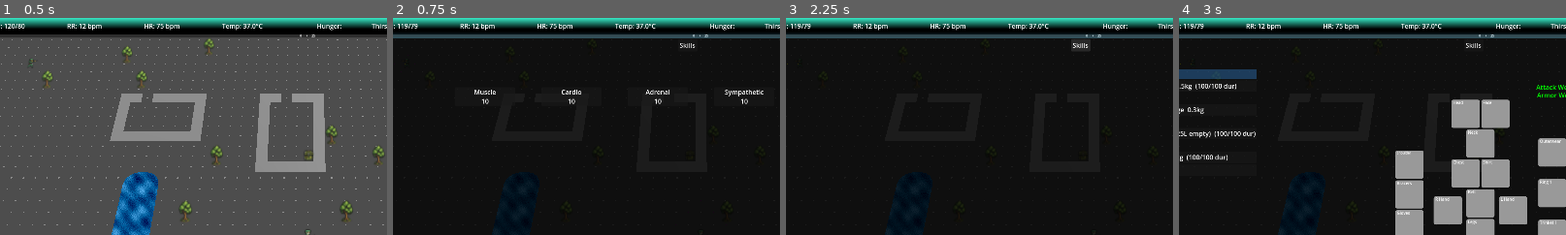
Above: before the commit, frames 1-4 (left to right).
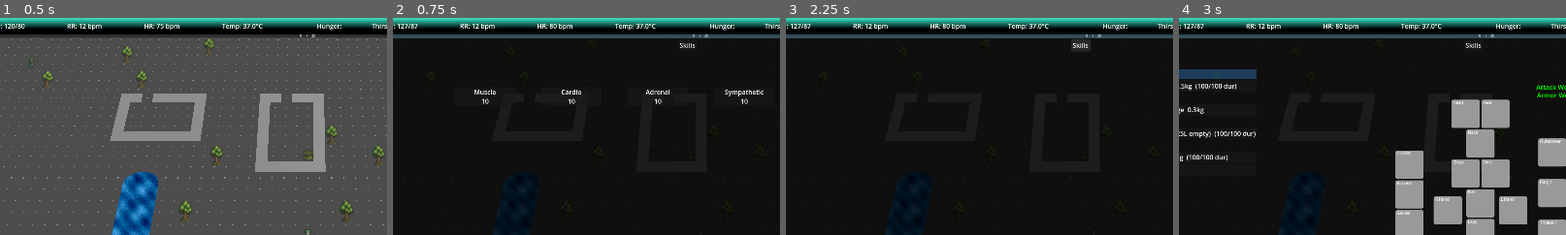
Above: after the commit, the same moments.

Repository: Bigfeta1/ASCIIRogueLike
Game: Godot game, scene res://scenes/main/main_scene.tscn
Same seed, same stepped clock (60 frames per second), same inputs: the game is played once before the commit and once after it.
Inputs (mouse positions are % of the whole screen's width and height, from its top left):
- Up to frame 1 (0.5 s): no input
- Up to frame 2 (0.75 s): tap Enter at 0.5 s; move the mouse to (72, 45) at 0.52 s; hold D from 0.53 s (still down); tap Tab at 0.6 s; click (72, 45) at 0.67 s
- Up to frame 3 (2.25 s): tap Space at 0.77 s; release D at 1.25 s; click "Stats" at 1.25 s; click "Skills" at 2 s
- Up to frame 4 (3 s): click "Inventory" at 2.75 s
The pictures show only the part of the screen within x 10-60%, y 0-50%; the shares and areas given below are measured in that part.

Frame 1 is identical in both runs. In frame 2, less than 0.1% of the frame differs, in the area x 2-43%, y 2-5%; in frame 3, less than 0.1%; in frame 4, less than 0.1%.

Commit message:
heart and kidney

Diff:
--- a/scenes/character/character.gd
+++ b/scenes/character/character.gd
@@ -81,6 +81,7 @@
 	renal.name = "CharacterRenal"
 	add_child(renal)
 	organs.renal = renal
+	renal.setup(organs)
 
 	hypothalamus = HypothalamusScript.new()
 	hypothalamus.name = "CharacterHypothalamus"
--- a/scenes/character/character_cardiovascular.gd
+++ b/scenes/character/character_cardiovascular.gd
@@ -7,17 +7,17 @@
 
 # Baseline reference values (at normal plasma volume of 3750 mL)
 const BASELINE_PLASMA_ML: float = 3750.0
-const BASELINE_SV_ML: float = 99.0        # mL — gives CO=7.425 L/min at HR=75, MAP=93 at SVR=1000
-const BASELINE_HR: float = 60.0           # bpm — resting
-const BASELINE_SVR: float = 1000.0        # dyn·s·cm⁻⁵ — mid-normal range
-const BASELINE_MAP: float = 93.0          # mmHg — (120 + 2×80) / 3
-const BASELINE_CO: float = 5.94           # L/min — resting cardiac output (HR=60 × SV=99)
+const BASELINE_SV_ML: float = 100.0       # mL
+const BASELINE_HR: float = 75.0           # bpm — resting
+const BASELINE_SVR: float = 1000.0        # dyn·s·cm⁻⁵ — calibrated to MAP=93 at HR=75, SV=100
+const BASELINE_MAP: float = 93.0          # mmHg — CO=7.5 × SVR=1000 / 80
+const BASELINE_CO: float = 7.5            # L/min — resting cardiac output (HR=75 × SV=100)
 const MAX_CO: float = 20.0               # L/min — physiological ceiling
 
 # Live values
-var stroke_volume: float = 99.0           # mL
-var heart_rate: float = 60.0              # bpm
-var cardiac_output: float = 5.94          # L/min
+var stroke_volume: float = 100.0          # mL
+var heart_rate: float = 75.0              # bpm
+var cardiac_output: float = 7.5           # L/min
 var systemic_vascular_resistance: float = 1000.0
 var mean_arterial_pressure: float = 93.0  # mmHg
 var bp_systolic: float = 120.0            # mmHg
@@ -26,7 +26,7 @@
 
 # Metabolic demand — set by actions, decays toward resting each tick.
 # Snaps up instantly if new demand is higher; decays down otherwise.
-var demanded_co: float = 5.94             # L/min — matches BASELINE_CO
+var demanded_co: float = 7.5              # L/min — matches BASELINE_CO
 
 var _organs: Node = null
 var _vitals: Node = null
--- a/scenes/character/character_movement.gd
+++ b/scenes/character/character_movement.gd
@@ -127,7 +127,7 @@
 	_occupancy_map.move_solid(grid_pos, target, _character)
 	grid_pos = target
 	if _character.cardiovascular != null:
-		_character.cardiovascular.set_demand(7.425)
+		_character.cardiovascular.set_demand(8.0)
 	moved.emit()
 	_face(delta)
 	_snap()
--- a/scenes/character/character_renal.gd
+++ b/scenes/character/character_renal.gd
@@ -56,6 +56,11 @@
 
 const DEFAULT_ACTION_COST_ML: float = 0.434  # 2.5L/day ÷ 5760 turns/day
 var pending_plasma_cost: float = DEFAULT_ACTION_COST_ML
+
+var _organs: Node = null
+
+func setup(organ_registry: Node) -> void:
+	_organs = organ_registry
 
 
 func _ready() -> void:
@@ -133,8 +138,24 @@
 	# Plasma osmolality: Posm = 2×Na + glucose/18 + BUN/2.8
 	plasma_osmolality = (2.0 * plasma_sodium) + (plasma_glucose / 18.0) + (plasma_bun / 2.8)
 
-	# RPF scales directly with plasma volume. 660 mL/min at baseline 3750 mL plasma.
-	renal_plasma_flow = plasma_fluid * 0.176
+	# RPF scales with plasma volume and MAP.
+	# Baseline: 660 mL/min at 3750 mL plasma and MAP=93.
+	# RPF is modulated by MAP and sympathetic tone.
+	# Autoregulation keeps RPF near baseline across MAP 70–180 mmHg.
+	# Below 70: perfusion falls with MAP (shock).
+	# During exertion: sympathetic renal vasoconstriction reduces RPF ceiling.
+	# At peak combat demand, RPF falls to ~70% of baseline (blood redistributed to muscle).
+	var map_ratio := 1.0
+	if _organs != null and _organs.cardiovascular != null:
+		var map: float = _organs.cardiovascular.mean_arterial_pressure
+		var co_excess: float = maxf(0.0, _organs.cardiovascular.demanded_co - _organs.cardiovascular.BASELINE_CO)
+		var sympathetic_suppression: float = co_excess / (_organs.cardiovascular.MAX_CO - _organs.cardiovascular.BASELINE_CO)
+		var rpf_ceiling: float = lerpf(1.0, 0.7, sympathetic_suppression)
+		if map < 70.0:
+			map_ratio = maxf(map / 70.0, 0.0)
+		else:
+			map_ratio = minf(1.0, rpf_ceiling)
+	renal_plasma_flow = plasma_fluid * 0.176 * map_ratio
 	renal_blood_flow = renal_plasma_flow / (1.0 - hematocrit)
 
 	var efferent_effect := -(efferent_arteriole_diameter - 20.0)
Not shown, changed: docs/ARCHITECTURE.md
